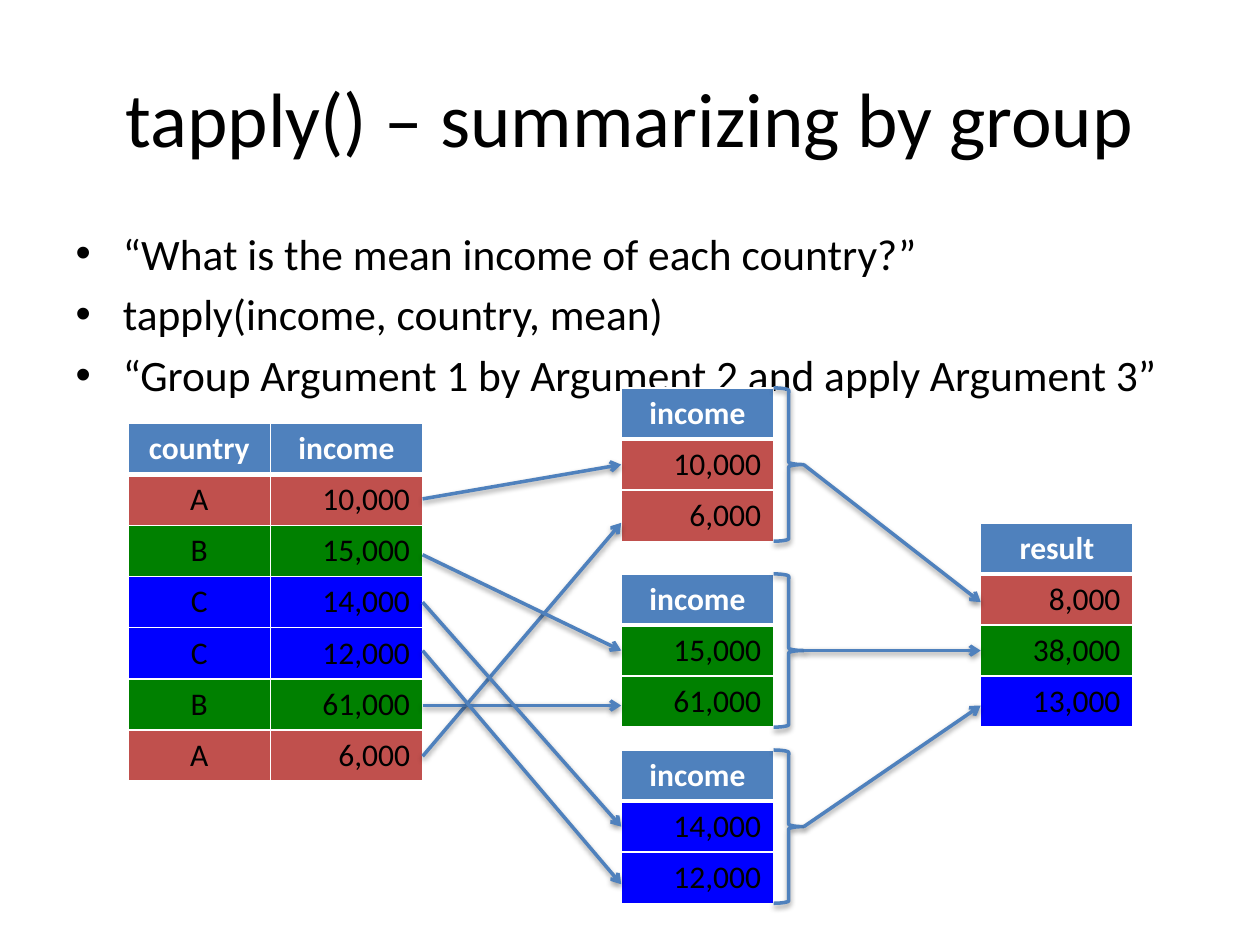
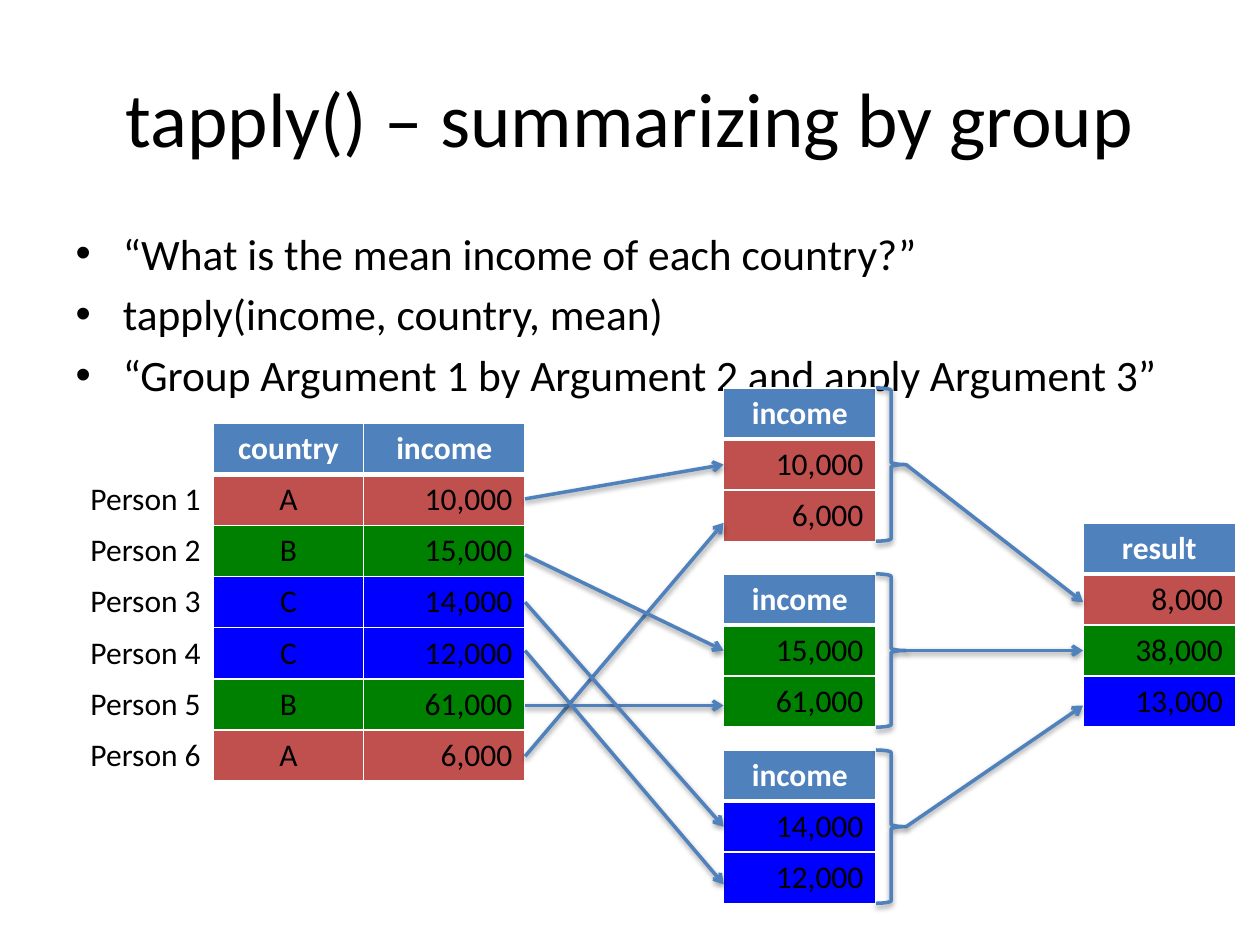
Before and after one commit to IainNZ/ORSoftwareTools2014, a slide deck: slide 4 of IntermediateR/slides.pptx. Drawn at 1260x945 pixels with LibreOffice and Linux fonts; fonts in the diff are those of the drawing. Boxes give left, top, right and bottom in pixels: in the first picture for what was removed or moved away, otherwise in the second. Text is boxed around its words. In the diff, an @@ line names an element or a change of style, - is before the commit and + after.

```diff
--- a/IntermediateR/slides.pptx
+++ b/IntermediateR/slides.pptx
@@ table at [63,423,524,781] @@
+column 1:  | Person 1 | Person 2 | Person 3 | Person 4 | Person 5 | Person 6
@@ table: place and size @@
-table at [129,423,423,781]
+table at [63,423,524,781]
@@ 3 tables, 3 right braces, 3 arrows: place and size @@
-3 tables, 3 right braces, 3 arrows at [621,388,980,903]
+3 tables, 3 right braces, 3 arrows at [723,388,1084,903]
@@ 6 arrows, 1 table: place and size @@
-6 arrows, 1 table at [422,465,1133,885]
+6 arrows, 1 table at [525,465,1236,885]
```
Also in this commit, not shown: 2 other slides changed, 4 other files.
